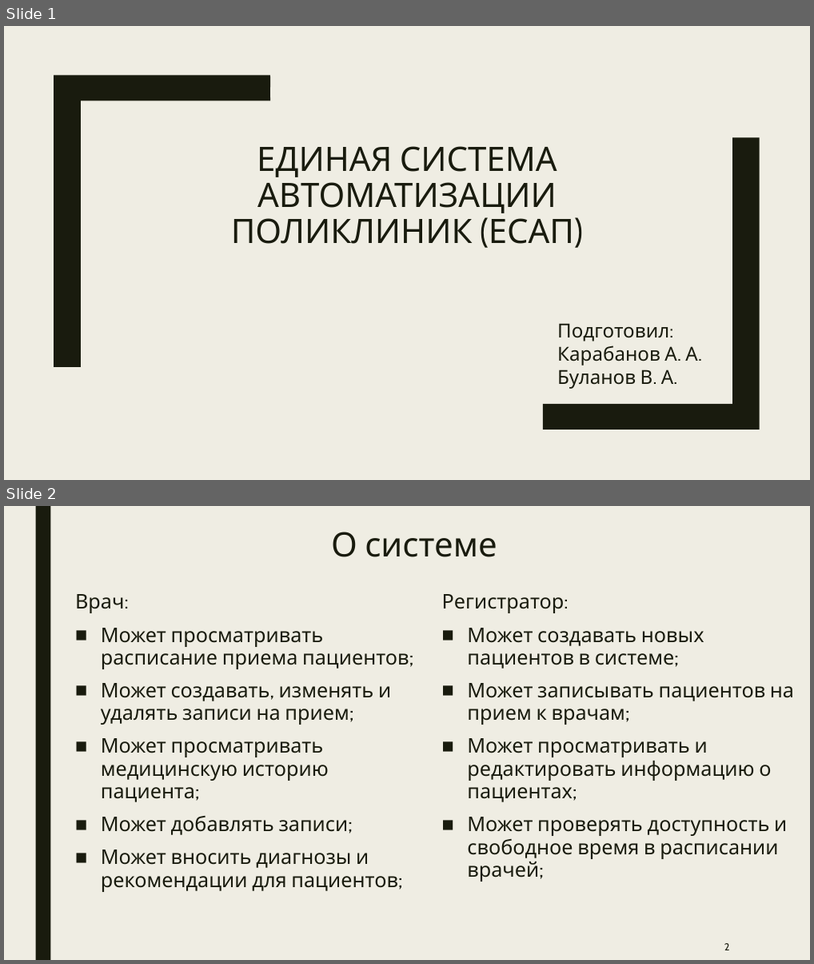
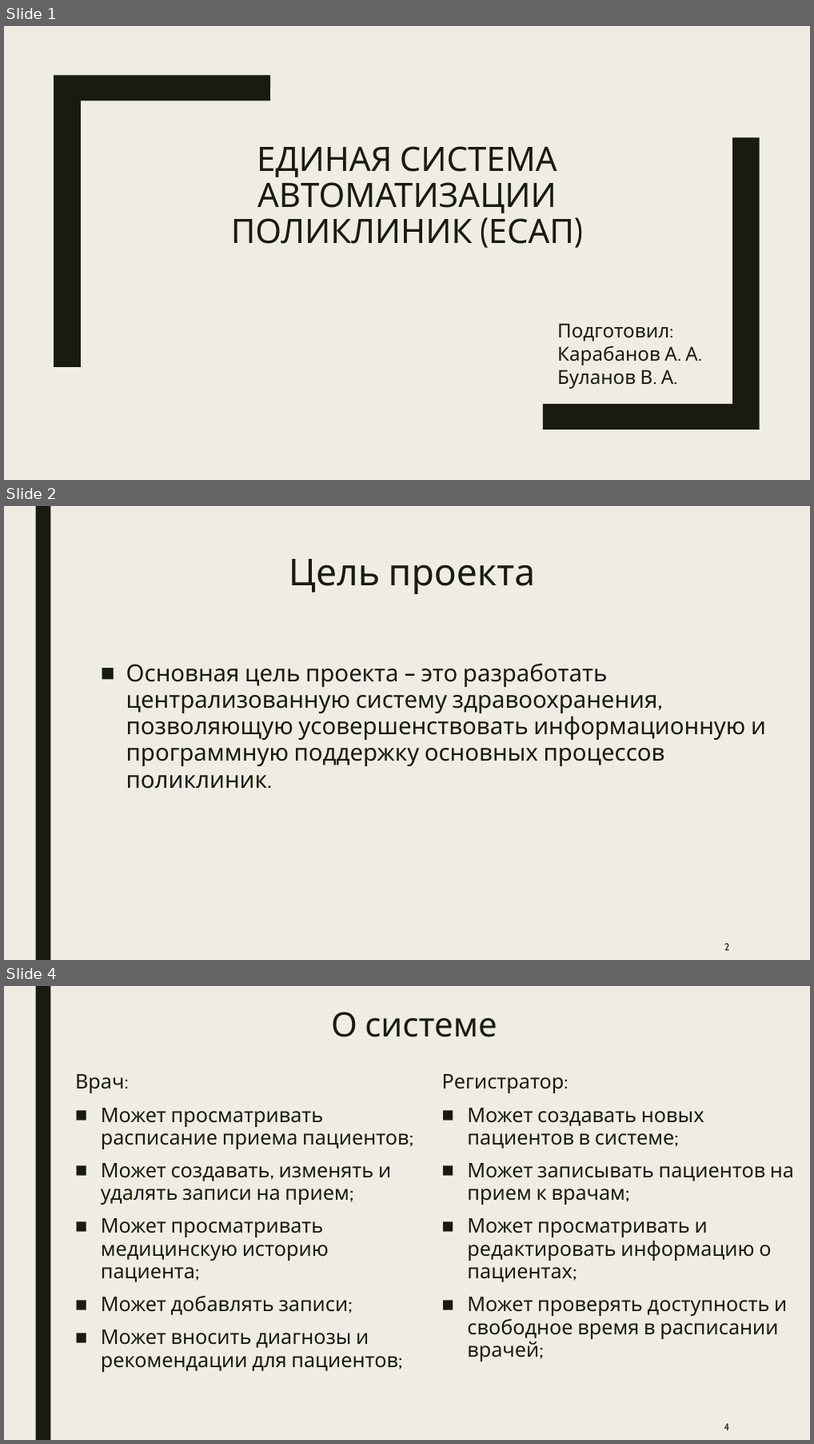
Before and after one commit to thewyolar/esap, a slide deck: ИСТ120-РПС-КП-Буланов/ИСТ-120-РПС-КП-Презентация-Буланов.pptx. Shown one above the other, each under a label of ours: slides 1 and 2 before the commit, slides 1, 2 and 4 after it; the slides between them are not shown. The pictures are 814x964 and 814x1444 pixels, drawn with LibreOffice and Linux fonts; fonts in the diff are those of the drawing. Boxes give left, top, right and bottom in pixels: in the first picture for what was removed or moved away, otherwise in the second. Text is boxed around its words. In the diff, an @@ line names an element or a change of style, - is before the commit and + after.

Commit message:
fix: pptx

```diff
--- a/ИСТ120-РПС-КП-Буланов/ИСТ-120-РПС-КП-Презентация-Буланов.pptx
+++ b/ИСТ120-РПС-КП-Буланов/ИСТ-120-РПС-КП-Презентация-Буланов.pptx
@@ slide 2 added at box(4, 506, 810, 960), background #EFEDE3; not listed: 1 template element that a slide beside it also shows @@
@@ title added at box(289, 559, 536, 594), 44 pt, text #191B0E @@
+Цель проекта
@@ text added at box(126, 663, 766, 788), 28 pt, text #191B0E @@
+■ Основная цель проекта – это разработать централизованную систему здравоохранения, позволяющую усовершенствовать информационную и программную поддержку основных процессов поликлиник.
@@ page number added at box(725, 943, 730, 950), 12 pt, text #191B0E @@
+2
@@ what was slide 2 is now slide 4 @@
@@ page number at box(724, 1423, 730, 1430): text changed @@
-2
+4
```
Also in this commit, not shown: 8 slides changed, 1 other slide added, 2 other files.
